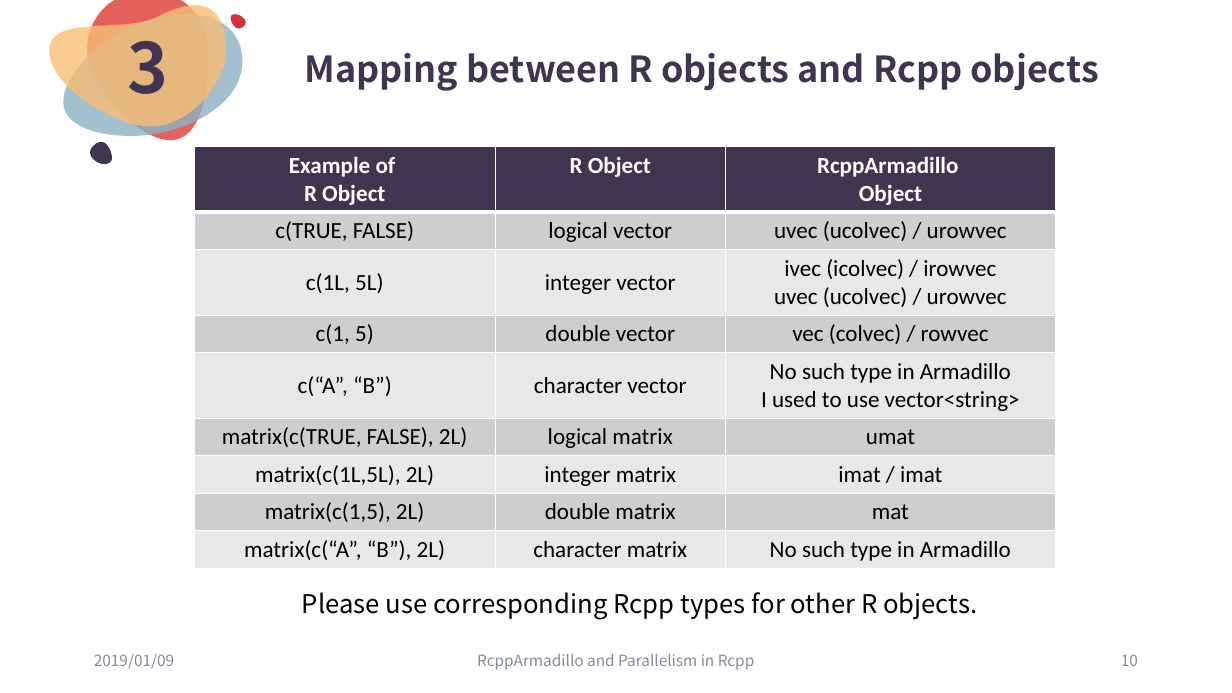
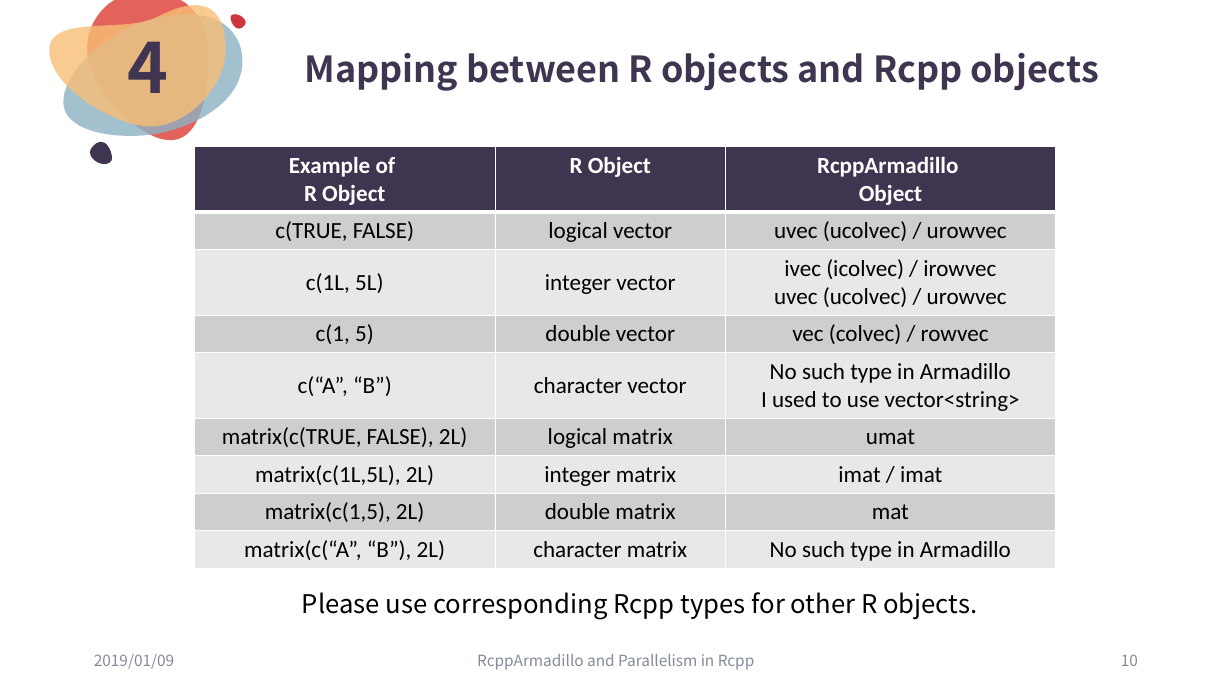
Before and after one commit to ChingChuan-Chen/Rcpp_RcppArmadillo_tutorial, a slide deck: slide 10 of leture_powerpoint_0109.pptx. Drawn at 1232x693 pixels with LibreOffice and Linux fonts; fonts in the diff are those of the drawing. Boxes give left, top, right and bottom in pixels: in the first picture for what was removed or moved away, otherwise in the second. Text is boxed around its words. In the diff, an @@ line names an element or a change of style, - is before the commit and + after.

Commit message:
glitch

```diff
--- a/leture_powerpoint_0109.pptx
+++ b/leture_powerpoint_0109.pptx
@@ text at (127,23,168,93): text changed @@
-3
+4
```
